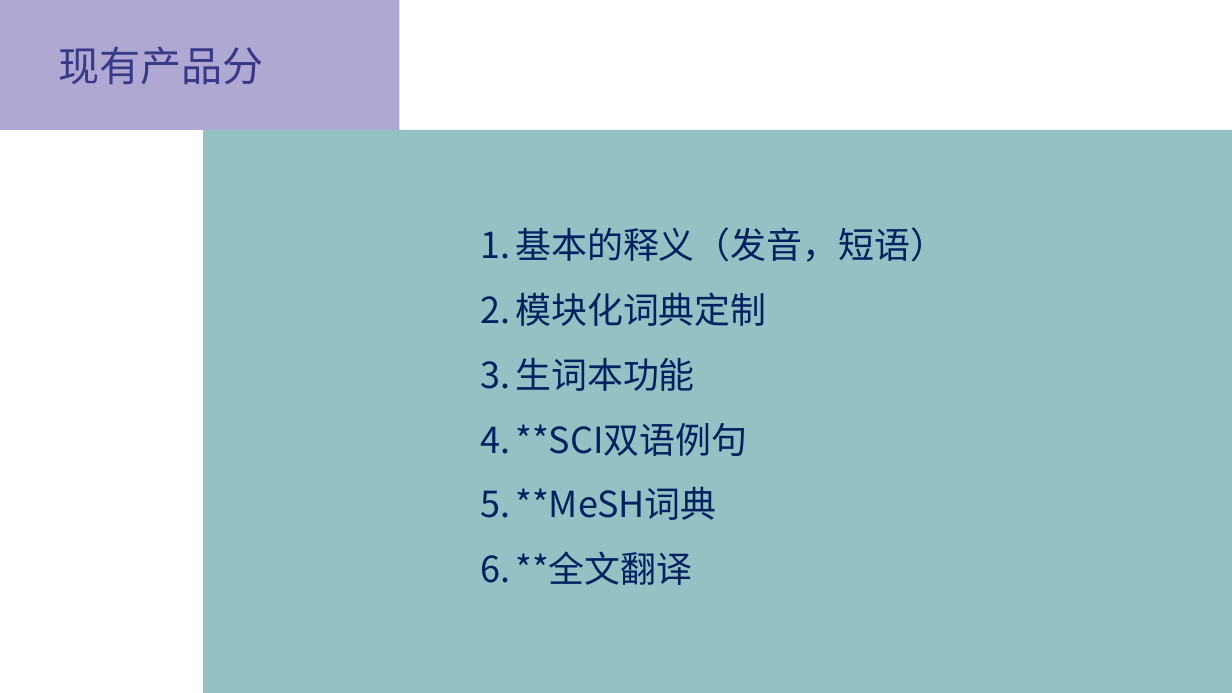
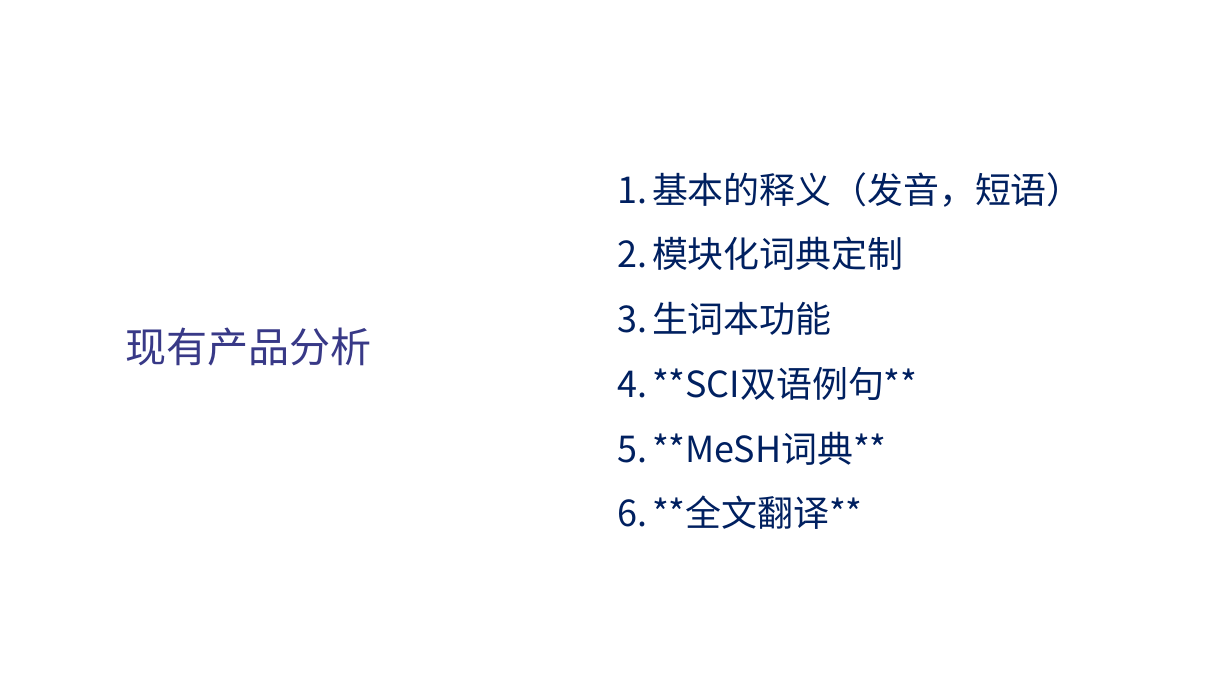
Before and after one commit to peijiawen98/TLK_1107, a slide deck: slide 30 of 电子词典需求分析.pptx (slide 31 before the commit). Drawn at 1232x693 pixels with LibreOffice and Linux fonts; fonts in the diff are those of the drawing. Boxes give left, top, right and bottom in pixels: in the first picture for what was removed or moved away, otherwise in the second. Text is boxed around its words. In the diff, an @@ line names an element or a change of style, - is before the commit and + after.

```diff
--- a/电子词典需求分析.pptx
+++ b/电子词典需求分析.pptx
@@ rectangle removed at (x1=0, y1=0, x2=399, y2=130) @@
@@ rectangle removed at (x1=203, y1=130, x2=1232, y2=693) @@
@@ text "基本的释义（发音，短语）" moved from (x1=515, y1=227, x2=946, y2=585) to (x1=652, y1=172, x2=1083, y2=529) @@
@@ text at (x1=125, y1=327, x2=372, y2=366): text changed @@
-现有产品分
+现有产品分析
@@ text at (x1=652, y1=367, x2=917, y2=529): text changed @@
-4. **SCI双语例句
-5. **MeSH词典
-6. **全文翻译
+4. **SCI双语例句**
+5. **MeSH词典**
+6. **全文翻译**
```
Also in this commit, not shown: 12 other slides changed, 4 slides added, 20 slides removed.
